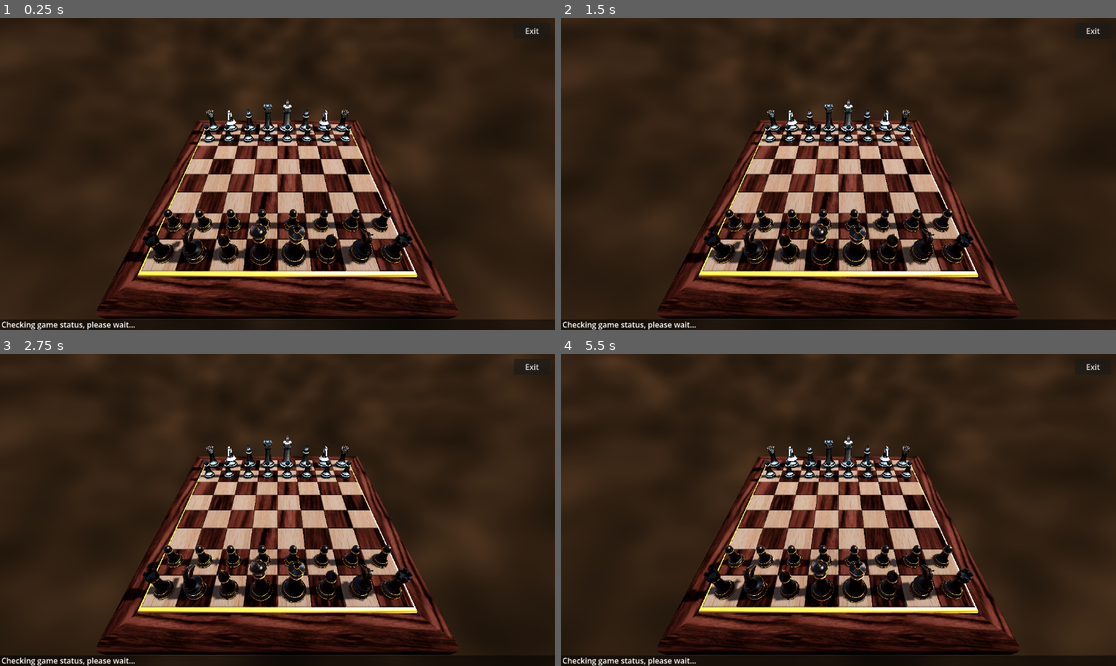
Above: before the commit, frames 1-4 (two rows, left to right).
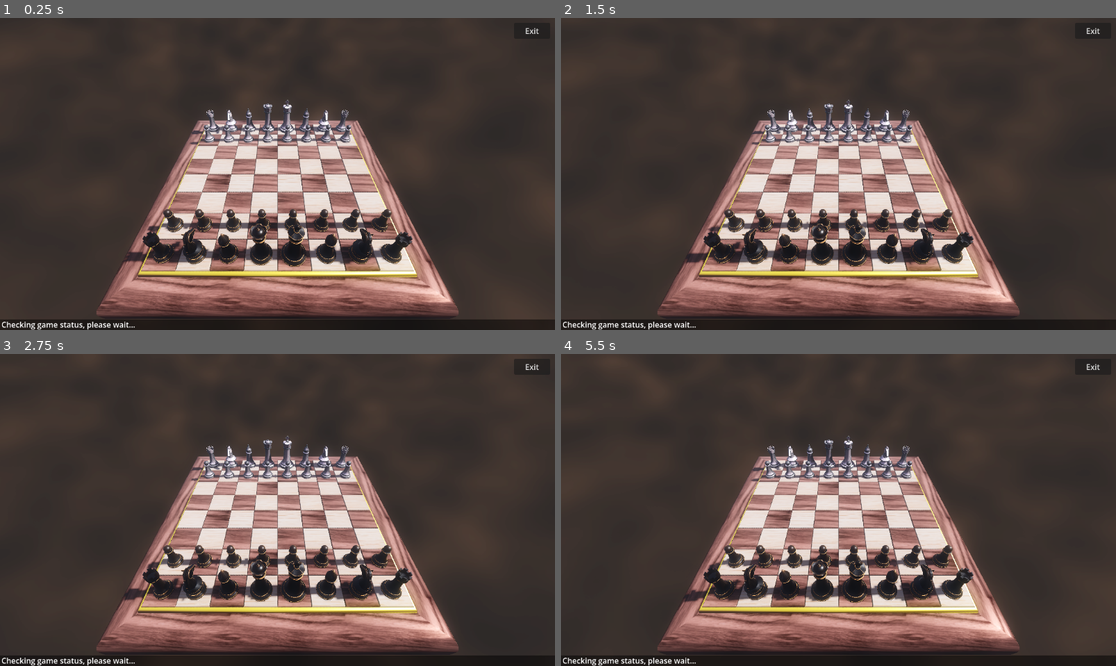
Above: after the commit, the same moments.

Repository: KillGorack/Basic-Chess
Game: Godot game, scene res://Objects/board_wood.tscn
Two runs of this game, one before a commit and one after it. Both use one fixed random seed, a clock stepped at 60 frames per second and the inputs below.
Inputs (mouse positions are in pixels of both pictures, inside the frame that each line leads up to):
- Up to frame 1 (0.25 s): no input
- Up to frame 2 (1.5 s): move the mouse to (960, 158) at 0.52 s; hold Ctrl (move_view) 0.53-1.28 s; click (960, 158) at 0.67 s; move the mouse to (727, 189) at 1.27 s; tap Ctrl (move_view) at 1.35 s; click (727, 189) at 1.42 s
- Up to frame 3 (2.75 s): move the mouse to (333, 441) at 2.02 s; hold Ctrl (move_view) from 2.03 s (still down); click (333, 441) at 2.17 s
- Up to frame 4 (5.5 s): move the mouse to (810, 572) at 2.77 s; release Ctrl (move_view) at 2.78 s; tap Ctrl (move_view) at 2.85, 4.35 s; click (810, 572) at 2.92 s; move the mouse to (1005, 556) at 3.52 s; hold Ctrl (move_view) 3.53-4.28 s; click (1005, 556) at 3.67 s; move the mouse to (672, 463) at 4.27 s; click (672, 463) at 4.42 s; move the mouse to (866, 510) at 5.02 s; hold Ctrl (move_view) from 5.03 s (still down); click (866, 510) at 5.17 s

The runs differ from the first frame. In frame 1, 87% of the frame differs, in the area x 0-100%, y 0-97%; in frame 2, 88%; in frame 3, 86%; in frame 4, 86%.
Error in both runs: Invalid access to property or key 'apiKEY' on a base object of type 'Nil'. (res://_autoload/utilities.gd:70)

Commit message:
Visual tweaks

Diff:
--- a/Materials/Gold.tres
+++ b/Materials/Gold.tres
@@ -4,4 +4,4 @@
 albedo_color = Color(1, 0.84313726, 0, 1)
 metallic = 1.0
 metallic_specular = 1.0
-roughness = 0.35
+roughness = 0.25
--- a/Materials/Shaders/piece_generic.gdshader
+++ b/Materials/Shaders/piece_generic.gdshader
@@ -4,6 +4,7 @@
 // assign this to a ShaderMaterial, set albedo to white or black (or anything
 // else), and it works for every piece type.
 uniform vec3 albedo : source_color = vec3(1.0, 1.0, 1.0);
+uniform sampler2D albedo_texture : source_color, hint_default_white;
 uniform float roughness : hint_range(0.0, 1.0) = 0.4;
 uniform float metallic : hint_range(0.0, 1.0) = 0.0;
 
@@ -23,7 +24,7 @@
 uniform float edge_sharpness : hint_range(0.1, 8.0) = 3.0; // higher = wider band caught by the effect
 
 void fragment() {
-	ALBEDO = albedo;
+	ALBEDO = albedo * texture(albedo_texture, UV).rgb;
 	ROUGHNESS = roughness;
 	METALLIC = metallic;
 
--- a/Materials/Shaders/sky.gdshader
+++ b/Materials/Shaders/sky.gdshader
@@ -3,7 +3,15 @@
 uniform vec3 sky_top_color : source_color = vec3(0.385, 0.454, 0.55);
 uniform vec3 sky_horizon_color : source_color = vec3(0.646, 0.655, 0.67);
 uniform vec3 ground_color : source_color = vec3(0.2, 0.169, 0.133);
-uniform float sun_angle : hint_range(0.0, 180.0) = 45.0;
+// Elevation of the sun disc above the horizon — set this directly, fully
+// independent of whatever angle the actual DirectionalLight3D is tilted to
+// for shadow/bounce-lighting purposes.
+uniform float sun_angle : hint_range(0.0, 90.0) = 15.0;
+// Compass-direction (azimuth) of the sun, as a horizontal XZ vector. Set
+// every frame by sun_orbit.gd from the light's own horizontal facing, so
+// the sun disc sweeps around the sky in sync with the light's rotation —
+// while sun_angle above keeps its height independent of the light's tilt.
+uniform vec2 sun_azimuth_dir = vec2(1.0, 0.0);
 uniform float cloud_density : hint_range(0.0, 1.0) = 0.5;
 uniform float cloud_speed_1 : hint_range(0.0, 2.0) = 0.1;
 uniform float cloud_speed_2 : hint_range(0.0, 2.0) = 0.07;
@@ -71,19 +79,13 @@
     // Blend both cloud layers
     vec3 final_color = max(cloud_tint_1, cloud_tint_2);
 
-    // Sun disk
-    // Sun texture overlay — follows an actual scene DirectionalLight3D when
-    // one is set to feed the sky (its "Sky Mode" set to "Light and Sky" or
-    // "Sky Only" in the inspector), via Godot's built-in LIGHT0_* sky-shader
-    // inputs. Falls back to the manual sun_angle uniform otherwise, so this
-    // still works fine with no light hooked up at all.
-    vec3 sun_direction;
-    if (LIGHT0_ENABLED) {
-        sun_direction = LIGHT0_DIRECTION;
-    } else {
-        float sun_alt = radians(sun_angle);
-        sun_direction = normalize(vec3(cos(sun_alt), sin(sun_alt), 0.0));
-    }
+    // Sun disk — azimuth (compass direction) comes from the light via
+    // sun_azimuth_dir, elevation comes purely from sun_angle. The two are
+    // independent: this lets the light sit at whatever tilt looks best for
+    // shadows while the visual sun keeps whatever height you dial in here.
+    float sun_el = radians(sun_angle);
+    vec2 az = length(sun_azimuth_dir) > 0.0001 ? normalize(sun_azimuth_dir) : vec2(1.0, 0.0);
+    vec3 sun_direction = normalize(vec3(az.x * cos(sun_el), sin(sun_el), az.y * cos(sun_el)));
     float sun_size = 0.025; // Controls sun size (try adjusting for your texture)
     float angle_to_sun = acos(dot(normalize(dir), sun_direction));
 
--- a/Materials/Wood_Dark.tres
+++ b/Materials/Wood_Dark.tres
@@ -3,7 +3,8 @@
 [ext_resource type="Texture2D" uid="uid://bj3317jgrxs7" path="res://Materials/Textures/Dark_Wood.png" id="1_0njha"]
 
 [resource]
-albedo_color = Color(0.45840502, 0.45840508, 0.45840502, 1)
+albedo_color = Color(0.5449743, 0.54497427, 0.54497427, 1)
 albedo_texture = ExtResource("1_0njha")
-metallic = 1.0
+metallic = 0.4
 metallic_specular = 0.0
+roughness = 0.2
--- a/Materials/Wood_Light.tres
+++ b/Materials/Wood_Light.tres
@@ -3,7 +3,8 @@
 [ext_resource type="Texture2D" uid="uid://c4y51a8l6hfym" path="res://Materials/Textures/Light_Wood.png" id="1_4fug5"]
 
 [resource]
-albedo_color = Color(0.38170323, 0.3817033, 0.38170302, 1)
+albedo_color = Color(0.43134022, 0.43134025, 0.43134025, 1)
 albedo_texture = ExtResource("1_4fug5")
-metallic = 1.0
+metallic = 0.4
 metallic_specular = 0.0
+roughness = 0.2
--- a/Materials/piece_white_shader.tres
+++ b/Materials/piece_white_shader.tres
@@ -5,11 +5,11 @@
 [resource]
 render_priority = 0
 shader = ExtResource("1_44olk")
-shader_parameter/albedo = Color(1, 1, 1, 1)
-shader_parameter/roughness = 0.0
-shader_parameter/metallic = 0.7390000351025
-shader_parameter/edge_color = Color(7.821247e-08, 0.11154825, 0.114293985, 1)
-shader_parameter/edge_metallic = 1.0
-shader_parameter/edge_roughness = 0.0
-shader_parameter/edge_strength = 1.0000000475
+shader_parameter/albedo = Color(0.91858274, 0.79394424, 0.8204381, 1)
+shader_parameter/roughness = 0.0830000039425
+shader_parameter/metallic = 0.834000039615
+shader_parameter/edge_color = Color(0.11858138, 0.11858138, 0.11858138, 1)
+shader_parameter/edge_metallic = 0.6000000285
+shader_parameter/edge_roughness = 0.394000018715
+shader_parameter/edge_strength = 1.0
 shader_parameter/edge_sharpness = 3.0
--- a/Objects/_scripts/sun_orbit.gd
+++ b/Objects/_scripts/sun_orbit.gd
@@ -1,17 +1,33 @@
 extends DirectionalLight3D
 
-## Continuously spins this light around the world up/down axis, sweeping the
-## sun across the sky like it's crossing from horizon to horizon. The sky
-## shader's sun disc already follows this light (LIGHT0_DIRECTION), so this
-## one script moves both the actual lighting and the visual sun together.
+## Continuously spins this light around the world up/down axis for shadows,
+## and pushes its horizontal (compass) facing to the sky shader's
+## sun_azimuth_dir uniform every frame, so the sun disc sweeps around the
+## sky in sync with the light's rotation. The sun's ELEVATION stays
+## independent, controlled purely by the sky shader's own sun_angle uniform,
+## regardless of the light's actual tilt (kept fixed here for good shadow
+## bounce).
 ## Attach directly to the DirectionalLight3D node.
 
 @export var rotate_enabled: bool = true
 @export var degrees_per_second: float = 5.0
 @export var clockwise: bool = true
 
+@onready var _sky_material: ShaderMaterial = (get_parent().get_node("WorldEnvironment") as WorldEnvironment).environment.sky.sky_material
+
+func _ready() -> void:
+	_update_sky_azimuth()
+
 func _process(delta: float) -> void:
-	if not rotate_enabled:
-		return
-	var spin_sign: float = 1.0 if clockwise else -1.0
-	rotate_y(deg_to_rad(degrees_per_second) * delta * spin_sign)
+	if rotate_enabled:
+		var spin_sign: float = 1.0 if clockwise else -1.0
+		rotate_y(deg_to_rad(degrees_per_second) * delta * spin_sign)
+	_update_sky_azimuth()
+
+func _update_sky_azimuth() -> void:
+	# The light's local +Z (opposite its -Z shine direction) already points
+	# toward the sun; take just its horizontal (X/Z) component so the sky's
+	# sun disc sweeps in sync with the light's rotation, independent of the
+	# light's elevation/tilt.
+	var toward_sun: Vector3 = global_transform.basis.z
+	_sky_material.set_shader_parameter("sun_azimuth_dir", Vector2(toward_sun.x, toward_sun.z))
--- a/Objects/board_wood.tscn
+++ b/Objects/board_wood.tscn
@@ -17,6 +17,7 @@
 shader_parameter/sky_horizon_color = Color(0.79732156, 0.606513, 0.50890225, 1)
 shader_parameter/ground_color = Color(0.22134113, 0.16245908, 0.11599592, 1)
 shader_parameter/sun_angle = 15.0000007125
+shader_parameter/sun_azimuth_dir = Vector2(1, 0)
 shader_parameter/cloud_density = 0.954000045315
 shader_parameter/cloud_speed_1 = 0.010000000475
 shader_parameter/cloud_speed_2 = 0.0630000029925
@@ -36,6 +37,7 @@
 
 [sub_resource type="Sky" id="Sky_miosk"]
 sky_material = SubResource("ShaderMaterial_0rem2")
+process_mode = 3
 
 [sub_resource type="Environment" id="Environment_0sf2q"]
 background_mode = 2
@@ -43,12 +45,16 @@
 background_energy_multiplier = 1.4
 sky = SubResource("Sky_miosk")
 ambient_light_source = 3
-ambient_light_color = Color(1, 1, 1, 1)
 reflected_light_source = 2
 tonemap_mode = 3
-tonemap_exposure = 2.0
-tonemap_white = 2.0
-volumetric_fog_density = 0.001
+sdfgi_y_scale = 2
+glow_enabled = true
+glow_normalized = true
+glow_strength = 1.26
+glow_bloom = 1.0
+fog_enabled = true
+fog_aerial_perspective = 0.947
+adjustment_enabled = true
 
 [sub_resource type="BoxShape3D" id="BoxShape3D_127ne"]
 size = Vector3(4.568512, 0.55529785, 4.5620117)
@@ -269,8 +275,9 @@
 target_position = Vector3(0, 0, -100)
 
 [node name="DirectionalLight3D" type="DirectionalLight3D" parent="." unique_id=9168452]
-transform = Transform3D(0.7071067, -1.2802769e-08, 0.7071067, -0.7071067, -3.090862e-08, 0.7071067, 1.2802768e-08, -1, -3.0908616e-08, 0, 2.1885026, 0)
+transform = Transform3D(0.7071068, -1.2802772e-08, 0.7071067, -0.70710677, -3.0908627e-08, 0.7071068, 1.2802771e-08, -1, -3.0908627e-08, 0, 0.18850255, 0)
 light_energy = 4.0
+light_volumetric_fog_energy = 1.5
 light_angular_distance = 2.0
 shadow_enabled = true
 shadow_bias = 0.03
@@ -279,14 +286,13 @@
 directional_shadow_mode = 0
 directional_shadow_fade_start = 1.0
 directional_shadow_max_distance = 10.0
-sky_mode = 1
 script = ExtResource("5_exx3d")
 degrees_per_second = 1.0
 
 [node name="Geometry" type="Node3D" parent="." unique_id=433251284]
 
 [node name="Dark_Squares" type="MeshInstance3D" parent="Geometry" unique_id=1726910013]
-material_override = ExtResource("4_6knds")
+material_override = ExtResource("6_kh8as")
 mesh = SubResource("ArrayMesh_rlf3o")
 
 [node name="Gold Trim" type="MeshInstance3D" parent="Geometry" unique_id=2079421372]
@@ -299,7 +305,7 @@
 mesh = SubResource("ArrayMesh_c41ke")
 
 [node name="Light_Squares" type="MeshInstance3D" parent="Geometry" unique_id=695525653]
-material_override = ExtResource("6_kh8as")
+material_override = ExtResource("4_6knds")
 mesh = SubResource("ArrayMesh_627y2")
 
 [node name="Bottom" type="MeshInstance3D" parent="Geometry" unique_id=1025731904]
--- a/project.godot
+++ b/project.godot
@@ -50,9 +50,9 @@
 
 rendering_device/driver.windows="d3d12"
 lights_and_shadows/directional_shadow/size=8192
-lights_and_shadows/directional_shadow/16_bits=false
 lights_and_shadows/directional_shadow/soft_shadow_filter_quality=5
 lights_and_shadows/directional_shadow/soft_shadow_filter_quality.mobile=5
+lights_and_shadows/directional_shadow/16_bits=false
 lights_and_shadows/positional_shadow/soft_shadow_filter_quality=5
 lights_and_shadows/positional_shadow/soft_shadow_filter_quality.mobile=5
 anti_aliasing/quality/msaa_3d=2
Binary file added: DEV/itc_graphic_2.png
Not shown, added: DEV/itc_graphic_2.png.import
Binary file changed: DEV/itch_banner.png
Binary file added: Materials/Textures/pbr.jpg
Not shown, added: Materials/Textures/pbr.jpg.import
Not shown, changed: export_presets.cfg
